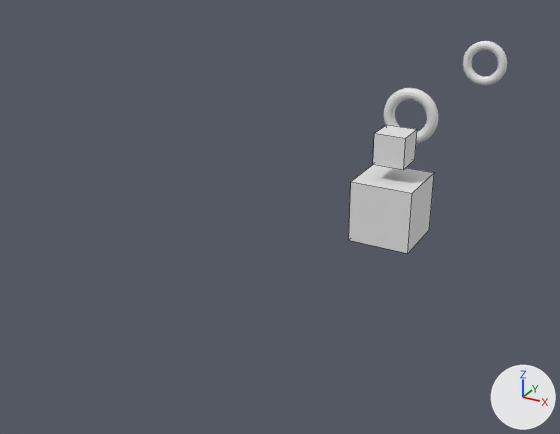
The Blender file core/blender/Levels/Tutorial Levels/resizeTutorial.blend: old version first, new version second.
Both versions are drawn from a 50 mm camera at (10.9, -11.73, 9.65) aimed at (-2.24, 12.17, -2.3). The lights are fixed; the arrows at lower right show +X, +Y and +Z. Mesh edges are drawn as thin lines on the coarser meshes.

In view in the first picture: 'Gate.000', 'Gate.001', 'IndicatorArrow', 'resizeGatesUpgrade'.
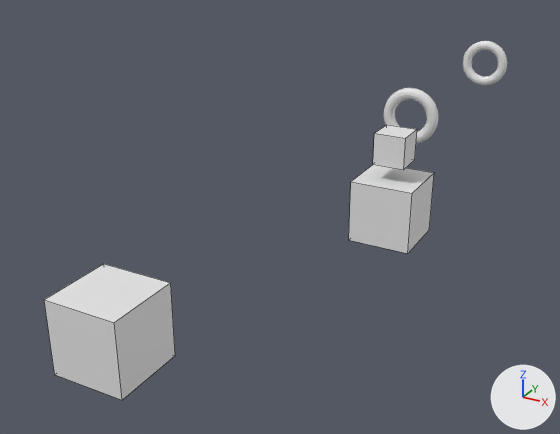
Where the change shows, as pixel boxes (x1, y1, x2, y2) in the pictures (560 x 434 px):
'Level', added: after (44, 264, 175, 400)

Edits to the bpy script that builds the scene:
```text
Add ob_level:
    ob_level = bpy.data.objects.new('Level', me_cube_001.copy())  # the mesh of ob_indicatorarrow
    ob_level.location = (0.0, 0.0, 0.0)
```
